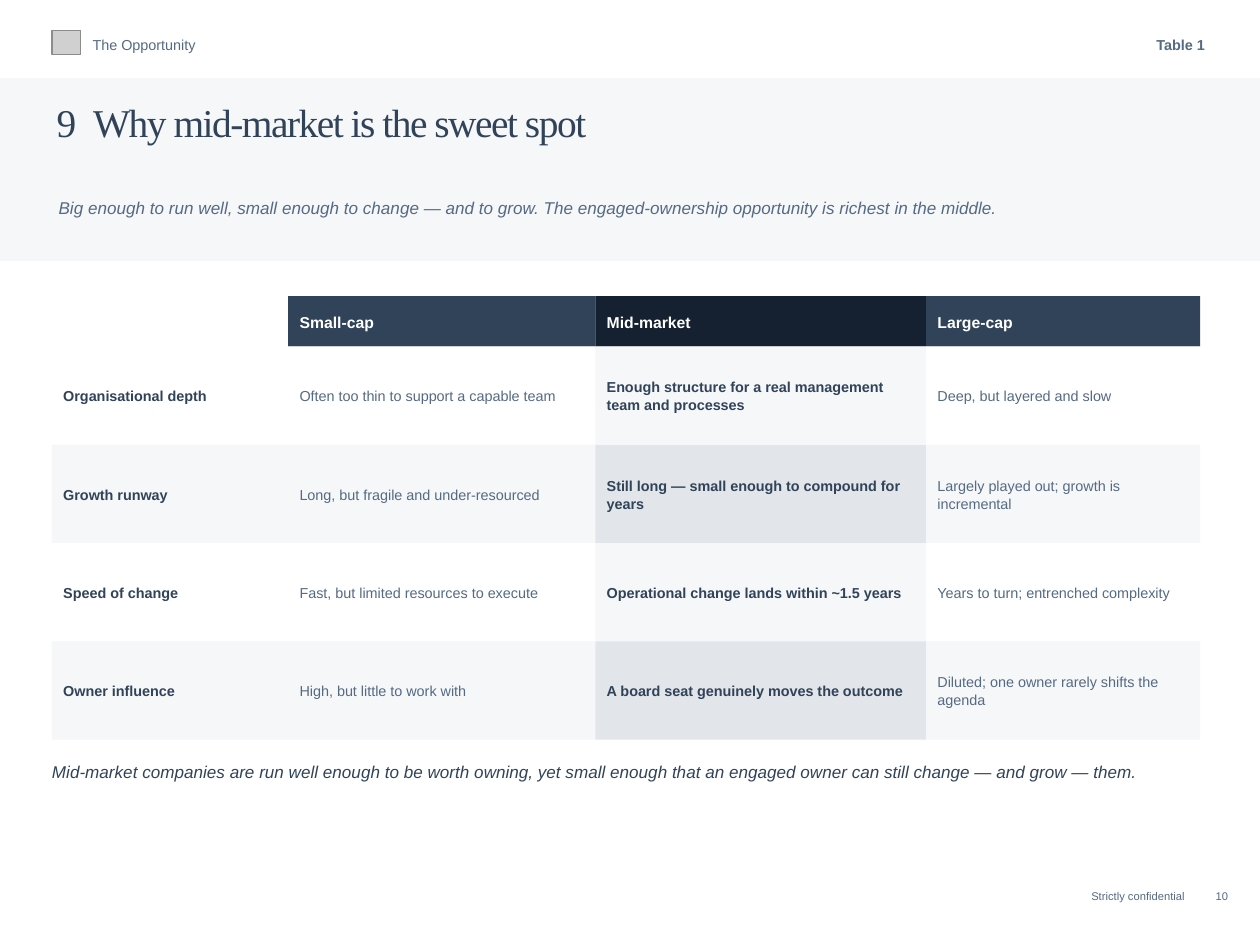
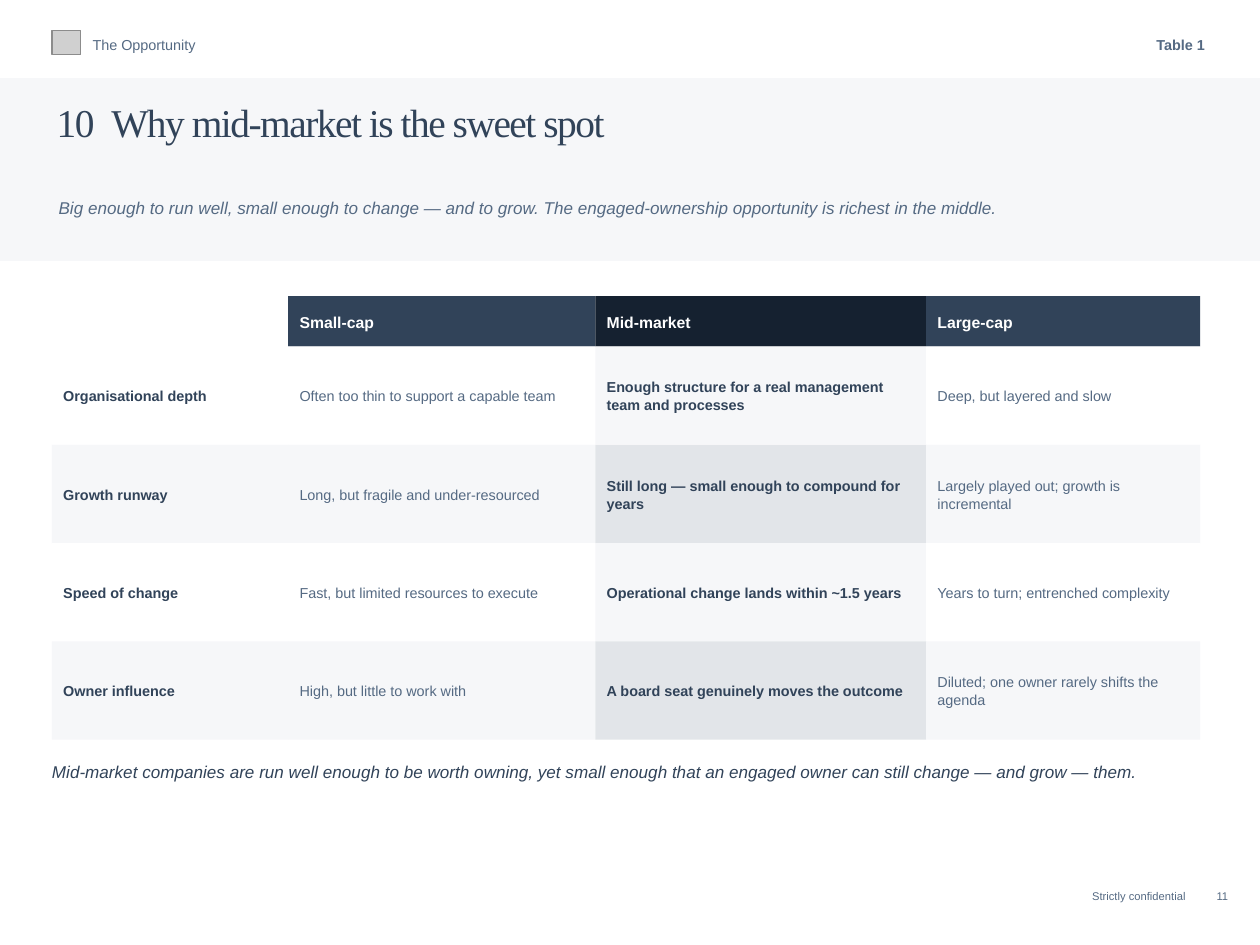
Before and after one commit to charette-lab/Claude, a slide deck: slide 13 of Athanase_Engaged_Ownership_Allocator_Deck.pptx (slide 12 before the commit). Drawn at 1260x945 pixels with LibreOffice and Linux fonts; fonts in the diff are those of the drawing; grey boxes stand for pictures. Boxes give left, top, right and bottom in pixels: in the first picture for what was removed or moved away, otherwise in the second. Text is boxed around its words. In the diff, an @@ line names an element or a change of style, - is before the commit and + after.

```diff
--- a/Athanase_Engaged_Ownership_Allocator_Deck.pptx
+++ b/Athanase_Engaged_Ownership_Allocator_Deck.pptx
@@ text at (x1=57, y1=109, x2=604, y2=145): text changed @@
-9 Why mid-market is the sweet spot
+10 Why mid-market is the sweet spot
@@ text at (x1=1092, y1=892, x2=1229, y2=902): text changed @@
-Strictly confidential 10
+Strictly confidential 11
```
Also in this commit, not shown: 59 other slides changed, 1 slide added, 1 other file.
